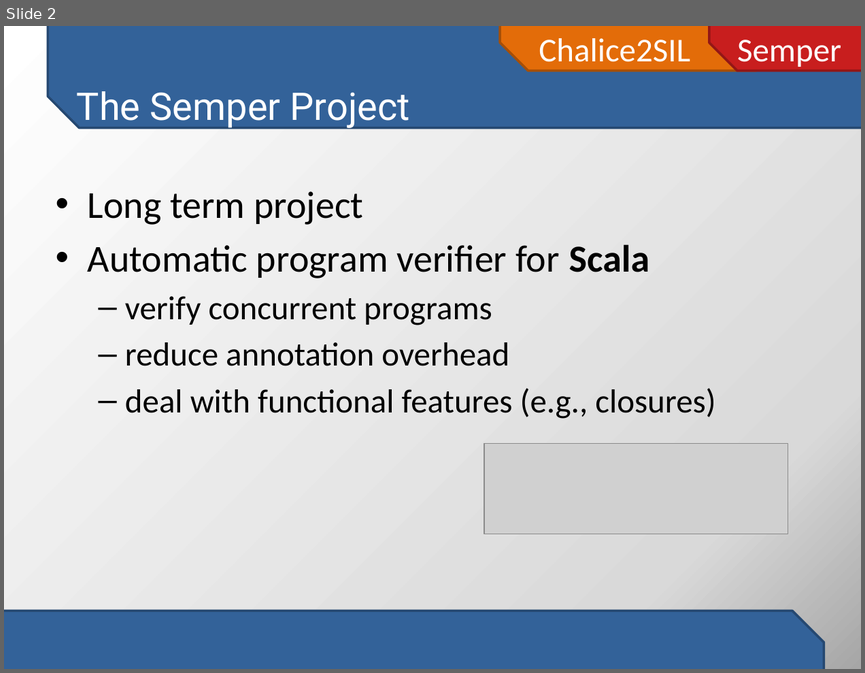
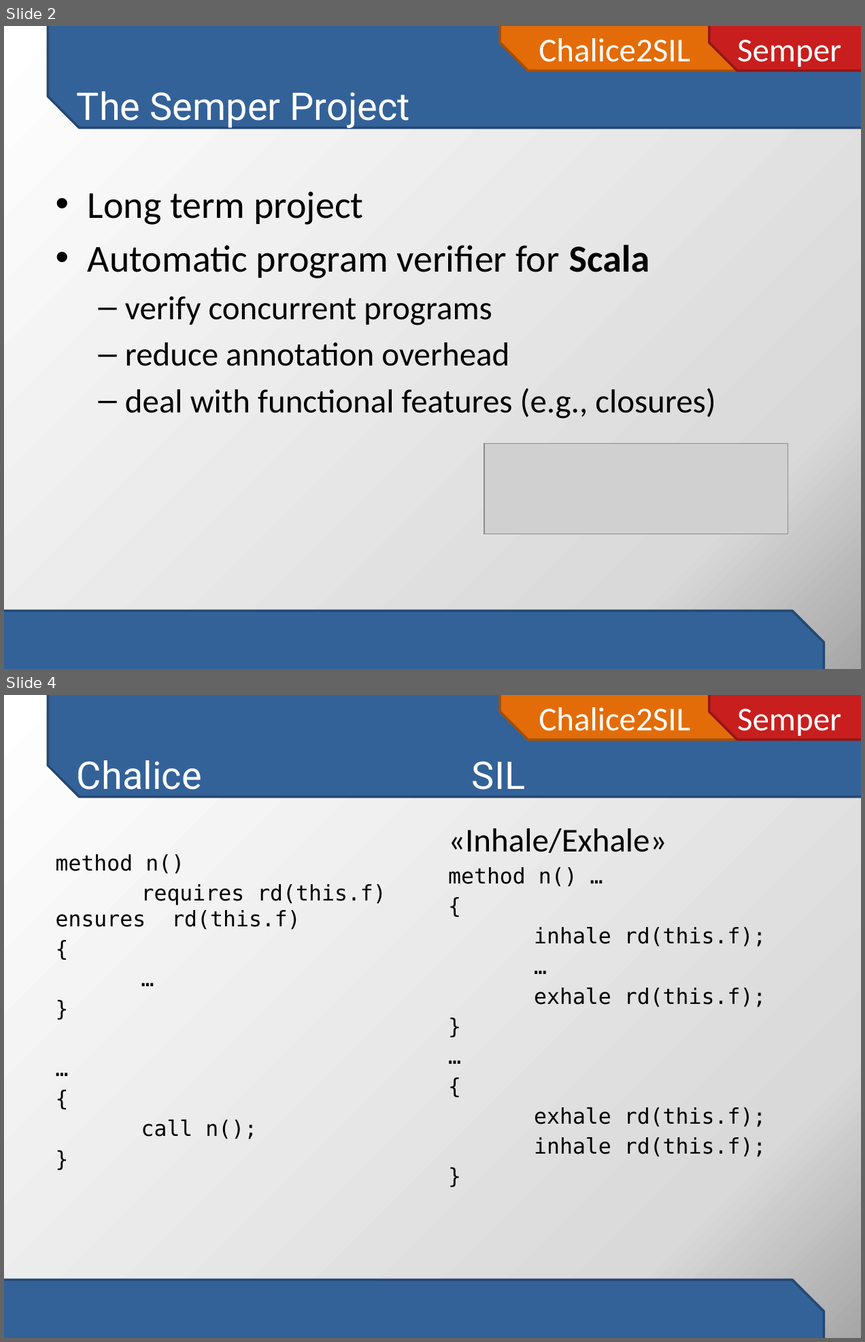
Before and after one commit to viperproject/chalice2silver, a slide deck: chalice2sil/doc/initial-project-presentation.pptx. Shown one above the other, each under a label of ours: slide 2 before the commit, slides 2 and 4 after it; the slides between them are not shown. The pictures are 865x673 and 865x1342 pixels, drawn with LibreOffice and Linux fonts; fonts in the diff are those of the drawing; grey boxes stand for pictures. Boxes give left, top, right and bottom in pixels: in the first picture for what was removed or moved away, otherwise in the second. Text is boxed around its words. In the diff, an @@ line names an element or a change of style, - is before the commit and + after.

```diff
--- a/chalice2sil/doc/initial-project-presentation.pptx
+++ b/chalice2sil/doc/initial-project-presentation.pptx
@@ slide 4 added at [4,695,861,1338], background gradient #FFFFFF to #D9D9D9 to #A6A6A6; not listed: 4 template elements that a slide beside it also shows @@
@@ title added at [77,760,526,798], 32 pt, text #FFFFFF @@
+Chalice SIL
@@ text added at [448,828,766,1157], 18 pt, text #000000 @@
+«Inhale/Exhale»
+method n() …
+{
+inhale rd(this.f);
+…
+exhale rd(this.f);
+}
+…
+{
+exhale rd(this.f);
+inhale rd(this.f);
+}
@@ text added at [56,854,386,1139], 18 pt, text #000000 @@
+method n()
+requires rd(this.f) ensures rd(this.f)
+{
+…
+}
+…
+{
+call n();
+}
```
Also in this commit, not shown: 2 other slides added.
